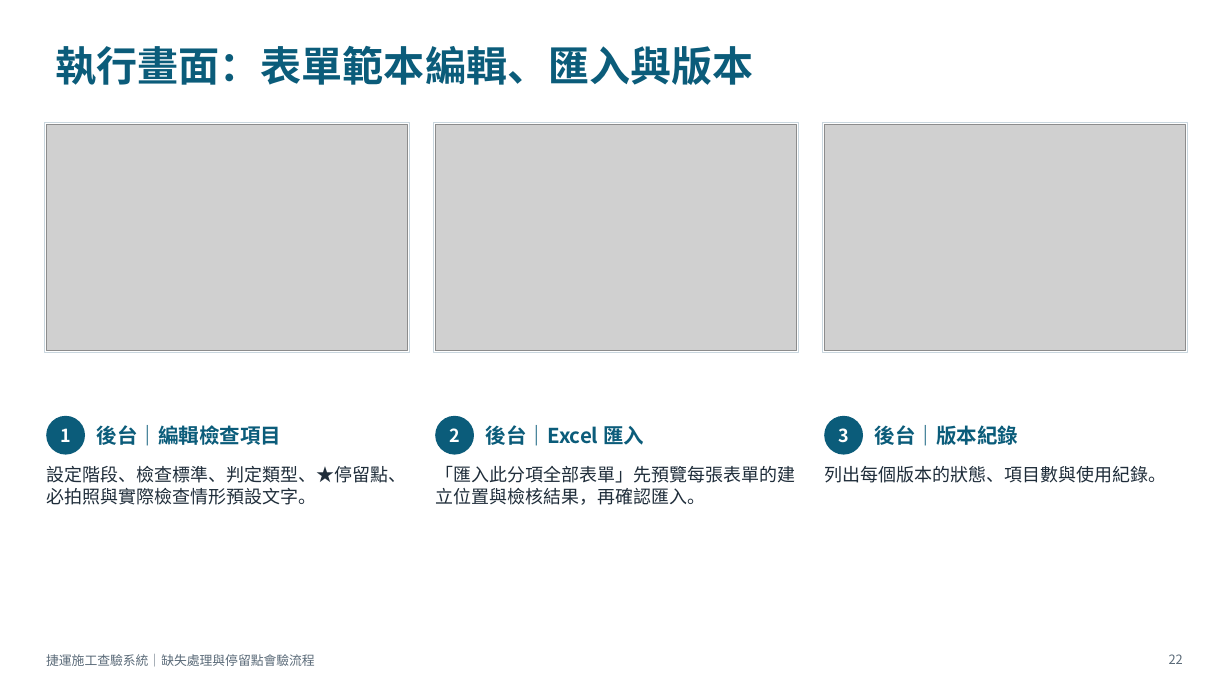
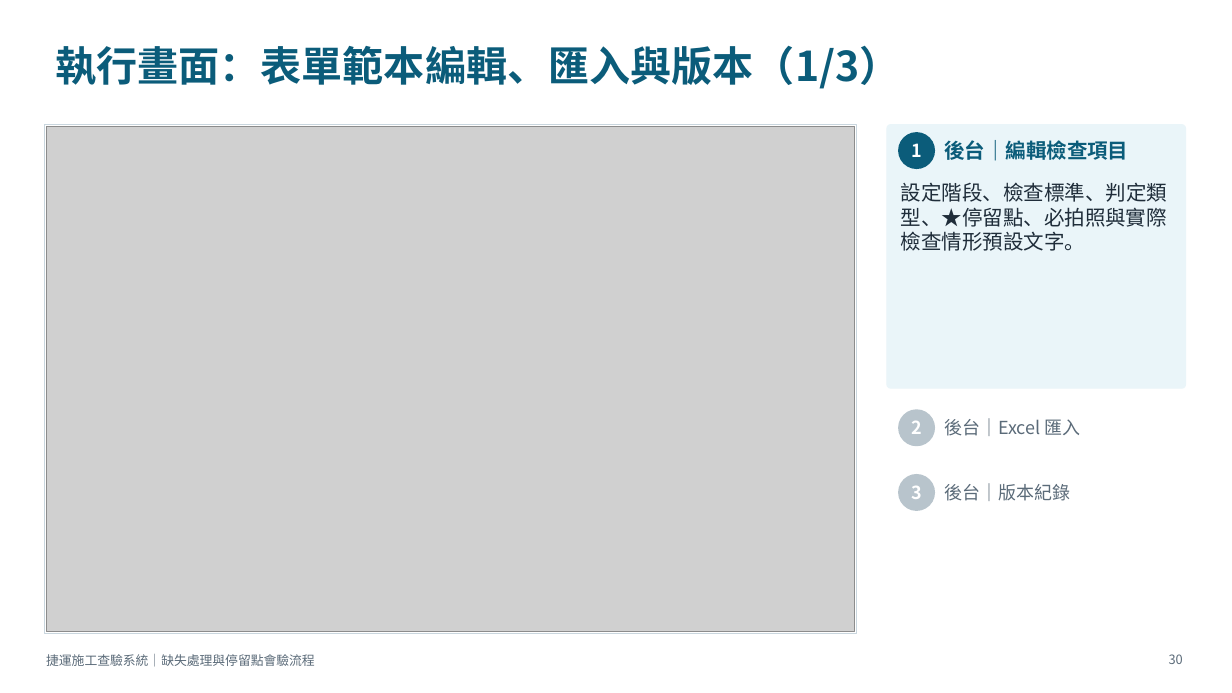
Before and after one commit to brianchou7310/MRT-Construction-QMS, a slide deck: slide 30 of 捷運施工查驗系統_缺失與停留點流程說明.pptx (slide 22 before the commit). Drawn at 1232x693 pixels with LibreOffice and Linux fonts; fonts in the diff are those of the drawing; grey boxes stand for pictures. Boxes give left, top, right and bottom in pixels: in the first picture for what was removed or moved away, otherwise in the second. Text is boxed around its words. In the diff, an @@ line names an element or a change of style, - is before the commit and + after.

```diff
--- a/捷運施工查驗系統_缺失與停留點流程說明.pptx
+++ b/捷運施工查驗系統_缺失與停留點流程說明.pptx
@@ title at (55,45,901,89): text changed @@
-執行畫面：表單範本編輯、匯入與版本
+執行畫面：表單範本編輯、匯入與版本（1/3）
@@ rectangle removed at (44,123,409,352) @@
@@ rectangle added at (44,125,857,634), fill #FFFFFF, outline #C9D6DE 0.75 pt @@
@@ picture: place and size @@
-picture at (46,125,408,350)
+picture at (46,127,855,632)
@@ rectangle removed at (433,123,799,352) @@
@@ picture removed at (435,125,797,350) @@
@@ rectangle removed at (823,123,1188,352) @@
@@ picture removed at (824,125,1186,350) @@
@@ rounded rectangle added at (887,125,1186,388), fill #EAF5F9, outline #EAF5F9 1 pt @@
@@ ellipse "1": place and size @@
-ellipse "1" at (46,416,85,455)
+ellipse "1" at (898,132,935,169)
@@ text "後台｜編輯檢查項目": place and size @@
-text "後台｜編輯檢查項目" at (97,425,281,446)
+text "後台｜編輯檢查項目" at (944,140,1128,161)
@@ text "設定階段、檢查標準、判定類型、★停留點、必拍照與實際檢查情形預設文字。": place and size @@
-text "設定階段、檢查標準、判定類型、★停留點、必拍照與實際檢查情形預設文字。" at (46,466,406,505)
+text "設定階段、檢查標準、判定類型、★停留點、必拍照與實際檢查情形預設文字。" at (901,182,1167,251)
@@ text "設定階段、檢查標準、判定類型、★停留點、必拍照與實際檢查情形預設文字。" at (901,182,1167,251): size 14 to 16 pt @@
@@ ellipse "2" at (898,409,935,446): fill #0B5C7A to #B8C4CC @@
@@ ellipse "2": place and size @@
-ellipse "2" at (435,416,474,455)
+ellipse "2" at (898,409,935,446)
@@ text "後台｜Excel 匯入" at (944,418,1081,436): size 16 to 14 pt, text colour #0B5C7A to #5B6B79, bold off @@
@@ text "後台｜Excel 匯入": place and size @@
-text "後台｜Excel 匯入" at (486,425,644,446)
+text "後台｜Excel 匯入" at (944,418,1081,436)
@@ text removed at (435,465,795,505) @@
-「匯入此分項全部表單」先預覽每張表單的建立位置與檢核結果，再確認匯入。
@@ text removed at (824,466,1166,483) @@
-列出每個版本的狀態、項目數與使用紀錄。
@@ ellipse "3": place and size @@
-ellipse "3" at (824,416,863,455)
+ellipse "3" at (898,474,935,511)
@@ ellipse "3" at (898,474,935,511): fill #0B5C7A to #B8C4CC @@
@@ text "後台｜版本紀錄": place and size @@
-text "後台｜版本紀錄" at (875,425,1018,446)
+text "後台｜版本紀錄" at (944,483,1070,501)
@@ text "後台｜版本紀錄" at (944,483,1070,501): size 16 to 14 pt, text colour #0B5C7A to #5B6B79, bold off @@
@@ page number at (1169,654,1183,664): text changed @@
-22
+30
```
Also in this commit, not shown: 6 other slides changed, 11 slides added, 1 slide removed.
